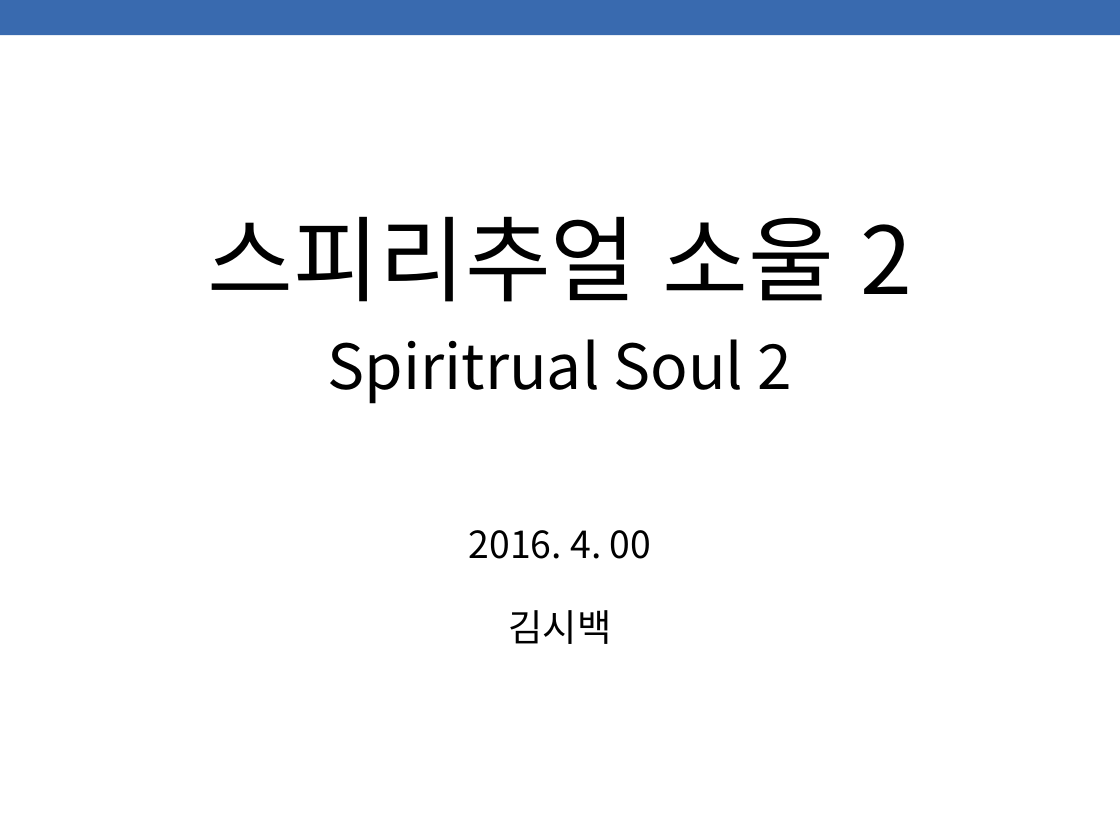
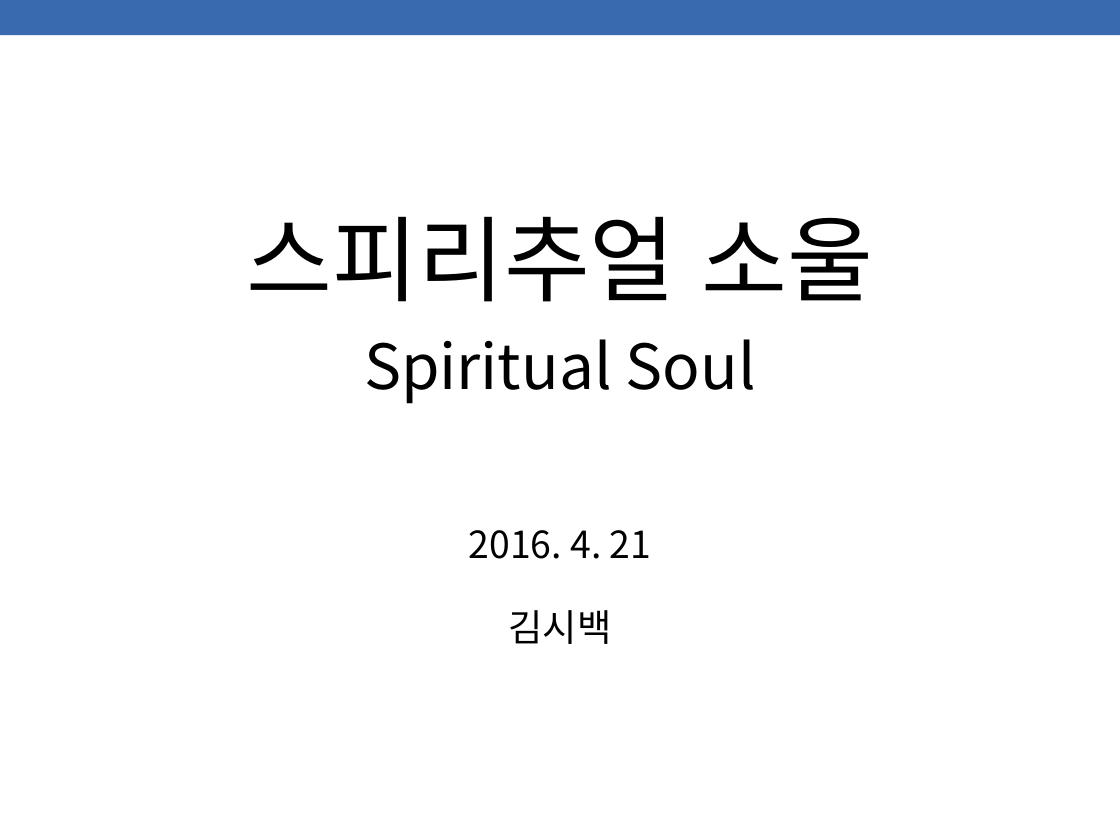
Before and after one commit to kimsibaek/cocos2d-x-work, a slide deck: slide 1 of 0000.Project/게임기획서-스피리추얼 소울2(Spiritual Soul 2).pptx. Drawn at 1120x840 pixels with LibreOffice and Linux fonts; fonts in the diff are those of the drawing. Boxes give left, top, right and bottom in pixels: in the first picture for what was removed or moved away, otherwise in the second. Text is boxed around its words. In the diff, an @@ line names an element or a change of style, - is before the commit and + after.

```diff
--- a/0000.Project/게임기획서-스피리추얼 소울2(Spiritual Soul 2).pptx
+++ b/0000.Project/게임기획서-스피리추얼 소울2(Spiritual Soul 2).pptx
@@ title at <box>246,216,874,302</box>: text changed @@
-스피리추얼 소울 2
+스피리추얼 소울
@@ text at <box>364,339,756,404</box>: text changed @@
-Spiritrual Soul 2
+Spiritual Soul
@@ subtitle at <box>469,530,651,559</box>: text changed @@
-2016. 4. 00
+2016. 4. 21
```
Also in this commit, not shown: 16 other slides changed, 6 slides added, 2 slides removed.
